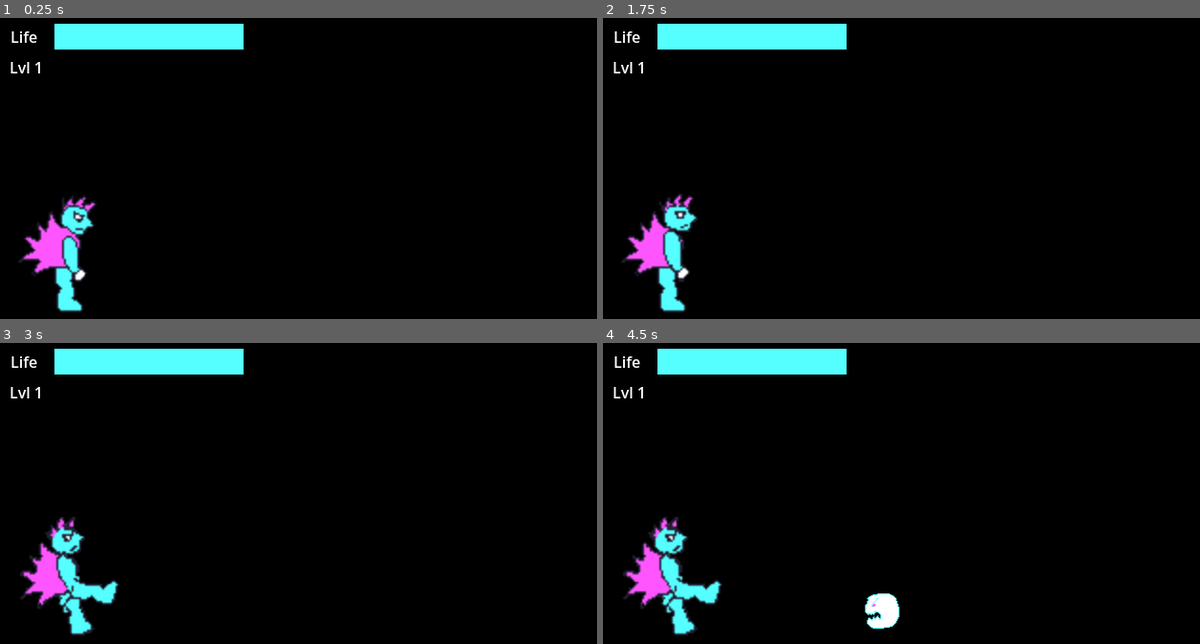
Above: before the commit, frames 1-4 (two rows, left to right).
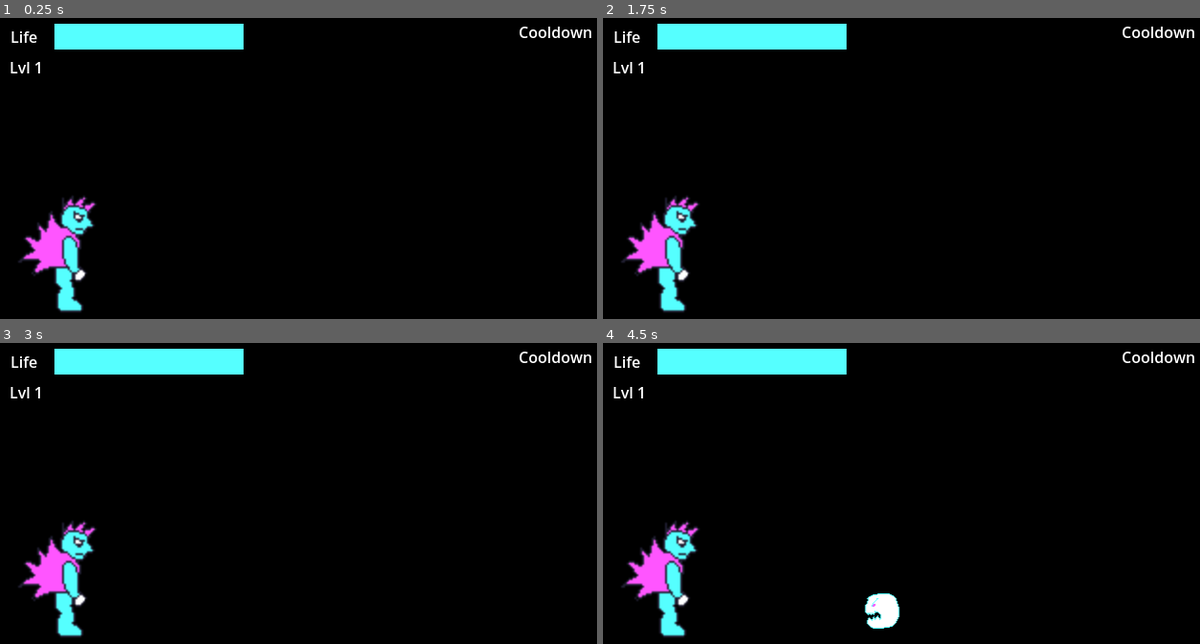
Above: after the commit, the same moments.

Repository: charro/secretpowers
Game: Godot game, scene res://main.tscn
The game is run twice, just before and just after one commit, with the same random seed, the same clock (stepped at 60 frames per second) and the same inputs.
Inputs:
- Up to frame 1 (0.25 s): no input
- Up to frame 2 (1.75 s): tap Shift (second) at 0.6, 1.55 s; tap Enter at 1.25 s; tap Ctrl (first) at 1.35 s
- Up to frame 3 (3 s): tap Shift (second) at 2.1, 2.85 s; tap Space at 2.75 s
- Up to frame 4 (4.5 s): tap Ctrl (first) at 3.6 s; tap Shift (second) at 3.8, 4.35 s

The runs differ from the first frame. In frame 1, 0.2% of the frame differs, in the area x 87-100%, y 2-7%; in frame 2, 0.9%; in frame 3, 2.8%, in the area x 3-100%, y 2-98%; in frame 4, 2.8%.

Commit message:
Fix several bugs

Diff:
--- a/main.gd
+++ b/main.gd
@@ -2,7 +2,8 @@
 
 @export var foe_scene: PackedScene
 @export var life: int
-var points: int = 0
+var accumulated_points: int = 0
+var points_in_this_level = 0
 var level: int = 0
 var points_to_reach_next_level: Array[Variant] = [1, 20, 50, 100, 200, 300]
 
@@ -27,12 +28,12 @@
 	new_enemy.survived.connect(_on_enemy_survived)
 
 func _on_enemy_killed() -> void:
-	points = points + 1
-	$UI.set_points(points)
+	points_in_this_level = points_in_this_level + 1
+	$UI.set_points(points_in_this_level)
 	_check_if_next_level()
 
 func _on_enemy_survived() -> void:
-	life = life -1
+	life = life - 1
 	$UI.set_life(life)
 	_check_if_dead()
 
@@ -42,7 +43,9 @@
 		$FoeSpawnTimer.stop()
 
 func _check_if_next_level():
-	if points >= points_to_reach_next_level[level]:
+	if accumulated_points + points_in_this_level >= points_to_reach_next_level[level]:
+		accumulated_points += points_in_this_level
+		points_in_this_level = 0
 		print("LEVEL UP!!")
 		var points_needed_for_next_level = \
 				points_to_reach_next_level[level + 1] - points_to_reach_next_level[level]
@@ -50,14 +53,19 @@
 		level += 1
 		$UI.level_up(level, points_needed_for_next_level, keys_on_new_power)
 		_stop_foes()
+		_stop_player()
 		$NextLevelTimer.start()
 
 func _stop_foes():
 	get_tree().call_group("moving", "stop")
 	$FoeSpawnTimer.stop()
 
+func _stop_player():
+	$Player.stop()
+
 func _start_next_level():
 	_move_foes()
+	$Player.move()
 	$UI.hide_pop_ups()
 	$SecretPowerChecker.new_power_unblocked()
 
--- a/player/player.gd
+++ b/player/player.gd
@@ -4,6 +4,7 @@
 var current_state = STATES.IDLE
 var active_secret_power
 @export var secret_power_checker: SecretPowerChecker
+var level = 1
 
 # Called when the node enters the scene tree for the first time.
 func _ready() -> void:
@@ -11,7 +12,7 @@
 
 # Called every frame. 'delta' is the elapsed time since the previous frame.
 func _process(delta: float) -> void:
-	if current_state != STATES.SECRET_POWER:
+	if current_state not in [STATES.STOP, STATES.SECRET_POWER]:
 		get_input()
 
 func get_input():
@@ -23,7 +24,7 @@
 		print("Playing punch")
 		$PunchSound.play()
 		pressed_attack_key = true
-	elif Input.is_action_just_pressed("second"):
+	elif Input.is_action_just_pressed("second") and level > 1:
 		action_pressed = "second"
 		$AnimatedSprite2D.play("kick")
 		print("Playing kick")
@@ -52,6 +53,7 @@
 
 func stop():
 	current_state = STATES.STOP
+	$AnimatedSprite2D.stop()
 
 func move():
 	current_state = STATES.IDLE
--- a/secret_power_checker.gd
+++ b/secret_power_checker.gd
@@ -1,7 +1,7 @@
 extends Node2D
 class_name SecretPowerChecker
 
-const MAX_TIME_FOR_CHECK: int = 1 #seconds
+const MAX_TIME_FOR_CHECK_POWERS: int = 1 #seconds
 enum SECRET_POWERS { MEGA_PUNCH = 0, KAMEAMEA = 1, TORNADO = 2 }
 var current_actions_sequence: Array[Variant] = []
 var accumulated_time_since_last_check: float   = 0
@@ -29,7 +29,7 @@
 
 func check_if_secret_power_triggered(action: String):
 	# The combination of keys must happen within this time
-	if accumulated_time_since_last_check > MAX_TIME_FOR_CHECK:
+	if accumulated_time_since_last_check > MAX_TIME_FOR_CHECK_POWERS:
 		current_actions_sequence.clear()
 		accumulated_time_since_last_check = 0
 
@@ -42,12 +42,13 @@
 	return new_action_pressed(action_key_pressed)
 
 func new_action_pressed(action: SecretPower.ACTION_KEYS):
-	current_actions_sequence.append(action)
-	for secret_power_index in range(0, secret_powers_unblocked):
-		var secret_power = secret_powers[secret_power_index]
-		if secret_power.matches(current_actions_sequence):
-			power_triggered(secret_power_index)
-			return secret_power_index
+	if not is_cooldown_active:
+		current_actions_sequence.append(action)
+		for secret_power_index in range(0, secret_powers_unblocked):
+			var secret_power = secret_powers[secret_power_index]
+			if secret_power.matches(current_actions_sequence):
+				power_triggered(secret_power_index)
+				return secret_power_index
 	return null
 
 func power_triggered(secret_power: SECRET_POWERS):
--- a/ui/UI.tscn
+++ b/ui/UI.tscn
@@ -17,6 +17,11 @@
 
 [sub_resource type="StyleBoxFlat" id="StyleBoxFlat_fsm5t"]
 bg_color = Color(0.333333, 1, 1, 1)
+
+[sub_resource type="StyleBoxEmpty" id="StyleBoxEmpty_8r52k"]
+
+[sub_resource type="StyleBoxFlat" id="StyleBoxFlat_2vy4o"]
+bg_color = Color(1, 1, 1, 1)
 
 [node name="UI" type="Control"]
 layout_mode = 3
@@ -61,6 +66,17 @@
 max_value = 10.0
 step = -1.0
 value = 10.0
+show_percentage = false
+
+[node name="CooldownBar" type="ProgressBar" parent="."]
+layout_mode = 0
+offset_left = 512.0
+offset_top = 31.0
+offset_right = 632.0
+offset_bottom = 61.0
+theme_override_styles/background = SubResource("StyleBoxEmpty_8r52k")
+theme_override_styles/fill = SubResource("StyleBoxFlat_2vy4o")
+max_value = 5.0
 show_percentage = false
 
 [node name="NewSecretPowerPanel" type="Panel" parent="."]
@@ -162,15 +178,6 @@
 fourth_key = ExtResource("5_jp4dj")
 plus_sign = ExtResource("6_x8ijh")
 
-[node name="CooldownTime" type="Label" parent="."]
-visible = false
-layout_mode = 0
-offset_left = 444.0
-offset_top = 7.0
-offset_right = 628.0
-offset_bottom = 30.0
-text = "POWER COOLDOWN: 5"
-
 [node name="PowerFoundTimer" type="Timer" parent="."]
 wait_time = 5.0
 
@@ -182,6 +189,14 @@
 offset_bottom = 36.0
 text = "Life"
 
+[node name="LifeLabel" type="Label" parent="LifeLabel"]
+offset_left = 532.0
+offset_top = -5.0
+offset_right = 610.0
+offset_bottom = 21.0
+text = "Cooldown
+"
+
 [node name="LevelLabel" type="Label" parent="."]
 layout_mode = 0
 offset_left = 10.0
--- a/ui/ui.gd
+++ b/ui/ui.gd
@@ -24,11 +24,10 @@
 
 func update_cooldown_time(remaining_time):
 	var remaining_time_in_secs = int(remaining_time) + 1
-	$CooldownTime.visible = true
-	$CooldownTime.text = "POWERS COOLDOWN: " + str(remaining_time_in_secs)
+	$CooldownBar.value = remaining_time_in_secs
 
 func hide_cooldown():
-	$CooldownTime.visible = false
+	$CooldownBar.value = 0
 
 func new_secret_power_found(keys_to_trigger_power):
 	$SecretPowerFound.visible = true
Not shown: 1 places in ui/UI.tscn that only renumber resources
